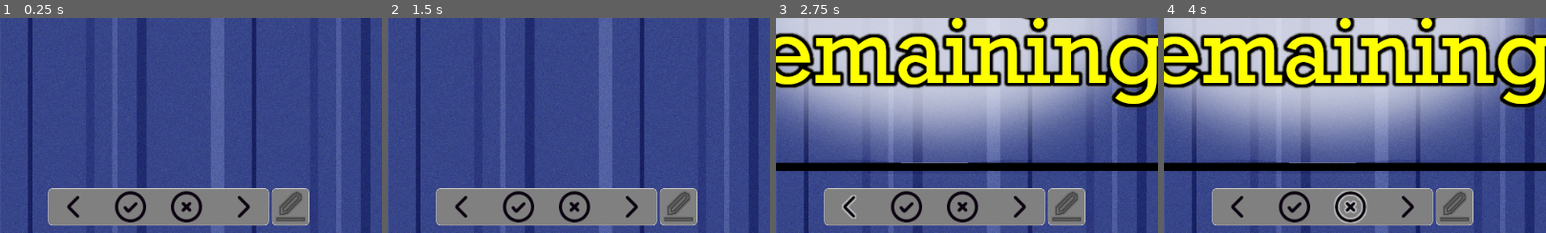
Above: before the commit, frames 1-4 (left to right).
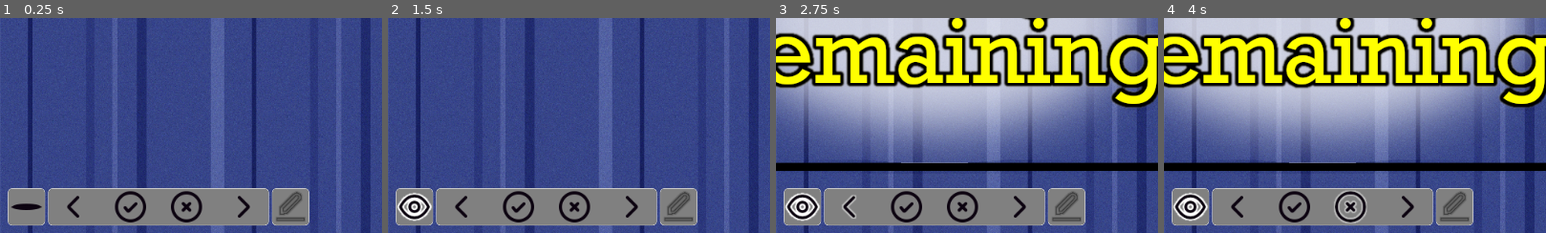
Above: after the commit, the same moments.

Repository: anthonyj-codestuff/dupeguru-csv-handler
Game: Godot game, scene res://main.tscn
The game is run twice, just before and just after one commit, with the same random seed, the same clock (stepped at 60 frames per second) and the same inputs. The engine's default icon, where the game draws it, is replaced by a stand-in: a white triangle on a blue panel in a dark square.
Inputs (mouse positions are % of the whole screen's width and height, from its top left):
- Up to frame 1 (0.25 s): no input
- Up to frame 2 (1.5 s): click (33, 94) at 0.52 s; click (3, 94) at 1.25 s
- Up to frame 3 (2.75 s): click (39, 94) at 2 s
- Up to frame 4 (4 s): click (46, 94) at 2.75 s; click (54, 94) at 3.5 s
The pictures show only the part of the screen within x 29-79%, y 50-100%; the shares and areas given below are measured in that part.

The runs differ from the first frame. In frame 1, 1.7% of the frame differs, in the area x 2-12%, y 79-97%; in frame 2, 1.7%; in frame 3, 1.7%; in frame 4, 1.7%.

Commit message:
new feature, simple diff view

Diff:
--- /dev/null
+++ b/project/assets/diff.gdshader
@@ -0,0 +1,18 @@
+shader_type canvas_item;
+
+uniform sampler2D textureB;
+uniform float delta = 0.1;
+uniform bool active = true;
+
+void fragment() {
+	if(active) {
+	    vec4 colorA = texture(TEXTURE, UV);
+	    vec4 colorB = texture(textureB, UV);
+
+	    float difference = length(colorA - colorB);
+	    if (difference <= delta) {
+	        // Pixels are similar, darken the color to de-emphasize it
+	        COLOR.rgb = COLOR.rgb/5.0;
+	    }
+	}
+}
--- /dev/null
+++ b/project/assets/keyicons/eye.svg
@@ -0,0 +1,11 @@
+<?xml version="1.0" encoding="UTF-8"?>
+<svg width="24px" height="24px" viewBox="0 0 24 24" version="1.1" xmlns="http://www.w3.org/2000/svg" xmlns:xlink="http://www.w3.org/1999/xlink">
+    <title>Eye</title>
+    <g id="Page-1" stroke="none" stroke-width="1" fill="none" fill-rule="evenodd">
+        <g id="Eye">
+            <rect id="Rectangle" fill-rule="nonzero" x="0" y="0" width="24" height="24"></rect>
+            <path d="M21,12 C21,12 18,19 12,19 C6,19 3,12 3,12 C3,12 6,5 12,5 C18,5 21,12 21,12 Z" id="Path" stroke="#0C0310" stroke-width="2" stroke-linecap="round"></path>
+            <circle id="Oval" stroke="#0C0310" stroke-width="2" stroke-linecap="round" cx="12" cy="12" r="3"></circle>
+        </g>
+    </g>
+</svg>
--- a/project/core/singletons/SignalBus.gd
+++ b/project/core/singletons/SignalBus.gd
@@ -27,3 +27,4 @@
 signal delete_cancelled
 signal delete_json_mode_toggled
 signal delete_json_requested
+signal view_diff_mode_toggled
--- a/project/scenes/ControlPanel.gd
+++ b/project/scenes/ControlPanel.gd
@@ -43,6 +43,10 @@
 	logger.info("emitting signal [delete_pressed]", MODULE_NAME)
 	SignalBus.delete_pressed.emit()
 
+func _on_view_diff_toggled(button_pressed):
+	logger.info("emitting signal [view_diff_mode_toggled]", MODULE_NAME)
+	SignalBus.view_diff_mode_toggled.emit(button_pressed)
+
 # From ImageLoader
 func _on_image_loader_no_images_selected():
 	commitNode.disabled = true
--- a/project/scenes/ControlPanel.tscn
+++ b/project/scenes/ControlPanel.tscn
@@ -7,8 +7,12 @@
 [ext_resource type="Texture2D" uid="uid://cufdo8fkudgb8" path="res://assets/keyicons/left.png" id="3_c80q1"]
 [ext_resource type="Texture2D" uid="uid://bscl48n820ph5" path="res://assets/keyicons/left_pressed.png" id="4_lh203"]
 [ext_resource type="Texture2D" uid="uid://vyd4t3dyyus" path="res://assets/keyicons/left_hover.png" id="5_3b32y"]
+[ext_resource type="Texture2D" uid="uid://dwqy6m0m3ivqt" path="res://assets/keyicons/eye_closed.png" id="5_6arvt"]
 [ext_resource type="Texture2D" uid="uid://b4svtj4jwrgtf" path="res://assets/keyicons/all.png" id="6_cxqak"]
+[ext_resource type="Texture2D" uid="uid://h7aq3rwodfcy" path="res://assets/keyicons/eye_open_pressed.png" id="6_xa7jr"]
+[ext_resource type="Texture2D" uid="uid://b3xmyub7xscja" path="res://assets/keyicons/eye_closed_hover.png" id="7_1rrhx"]
 [ext_resource type="Texture2D" uid="uid://bcbn7yvjyjhpq" path="res://assets/keyicons/all_pressed.png" id="7_2p816"]
+[ext_resource type="Texture2D" uid="uid://bfmathfxka0fh" path="res://assets/keyicons/eye_closed_disabled.png" id="8_ec08n"]
 [ext_resource type="Texture2D" uid="uid://bjrggk7mf44la" path="res://assets/keyicons/all_hover.png" id="8_f0235"]
 [ext_resource type="Texture2D" uid="uid://bwoqjawb82qqf" path="res://assets/keyicons/none.png" id="9_vjhrn"]
 [ext_resource type="Texture2D" uid="uid://dx113thlf208u" path="res://assets/keyicons/none_pressed.png" id="10_rffj1"]
@@ -99,13 +103,32 @@
 texture_hover = ExtResource("2_jml8w")
 stretch_mode = 5
 
-[node name="InvisibleMiddleSpacer" type="Panel" parent="."]
-modulate = Color(0, 0, 0, 0)
-z_index = 1
+[node name="ViewDiff" type="TextureButton" parent="."]
+z_index = 11
+custom_minimum_size = Vector2(50, 50)
+layout_mode = 2
+size_flags_vertical = 8
+tooltip_text = "Highlight Diff"
+toggle_mode = true
+texture_normal = ExtResource("5_6arvt")
+texture_pressed = ExtResource("6_xa7jr")
+texture_hover = ExtResource("7_1rrhx")
+texture_disabled = ExtResource("8_ec08n")
+stretch_mode = 5
+
+[node name="TextureRect2" type="Panel" parent="ViewDiff"]
+z_index = -1
 custom_minimum_size = Vector2(50, 50)
 layout_direction = 2
-layout_mode = 2
-size_flags_vertical = 8
+layout_mode = 1
+anchors_preset = 15
+anchor_right = 1.0
+anchor_bottom = 1.0
+grow_horizontal = 2
+grow_vertical = 2
+size_flags_horizontal = 3
+mouse_filter = 1
+theme = ExtResource("1_aqfcd")
 
 [node name="MiddleControls" type="Control" parent="."]
 z_index = 9
@@ -285,6 +308,7 @@
 theme_override_colors/font_outline_color = Color(0, 0, 0, 0.745098)
 theme_override_constants/outline_size = 8
 
+[connection signal="toggled" from="ViewDiff" to="." method="_on_view_diff_toggled"]
 [connection signal="pressed" from="MiddleControls/HBoxContainer/HBoxContainer/Left" to="." method="_on_left_pressed"]
 [connection signal="pressed" from="MiddleControls/HBoxContainer/HBoxContainer/Select All" to="." method="_on_select_all_pressed"]
 [connection signal="pressed" from="MiddleControls/HBoxContainer/HBoxContainer/Deselect" to="." method="_on_deselect_pressed"]
--- a/project/scenes/Image.gd
+++ b/project/scenes/Image.gd
@@ -33,6 +33,12 @@
 		autoselectReasons.append(reason)
 		ReasonsLabelNode.text = "\n".join(autoselectReasons)
 
+func setShader(shader: ShaderMaterial):
+	if shader:
+		TextureNode.material = shader
+	else:
+		TextureNode.material = null
+
 ####################################
 
 func _on_image_button_pressed():
--- a/project/scenes/ImageLoader.gd
+++ b/project/scenes/ImageLoader.gd
@@ -6,6 +6,7 @@
 @onready var imageBoxNode = get_node("ImageBox")
 @onready var python = get_node("PythonManager")
 @onready var selector = get_node("AutoSelector")
+@onready var shaders = get_node("ShaderManager")
 @onready var noImagesNode = get_node("TextureNoImages")
 @onready var errLabelNode = get_node("ErrorLabel")
 # data from csv file
@@ -20,6 +21,7 @@
 
 const NEXT = true
 const PREV = false
+var diffModeActive: bool = false
 
 func _ready():
 	# register signals from control panel
@@ -30,6 +32,7 @@
 	SignalBus.commit_pressed.connect(_on_control_panel_commit_pressed)
 	SignalBus.undo_pressed.connect(_on_control_panel_undo_pressed)
 	SignalBus.delete_confirmed.connect(_on_user_delete_confirmed)
+	SignalBus.view_diff_mode_toggled.connect(_on_view_diff_mode_toggled)
 	# import CSV data
 	dupeData = Utils.importCSV(Data.CSV_FILE_PATH, Data.CSV_OPTIONS, errLabelNode)
 	if dupeData.size():
@@ -121,6 +124,8 @@
 	for i in groupIndices:
 		if not committedImages.has(i):
 			createImageNodeByIndex(i)
+	if diffModeActive:
+		shaders.applyShaderToNodeArray(imageNodes)
 
 func createImageNodeByIndex(index:int)->void:
 	###/*
@@ -352,3 +357,11 @@
 	committedImages = []
 	updateCommitLabels()
 	changeScene(NEXT)
+
+func _on_view_diff_mode_toggled(pressed):
+	if pressed:
+		diffModeActive = true
+		shaders.applyShaderToNodeArray(imageNodes)
+	else:
+		diffModeActive = false
+		shaders.removeShadersFromNodeArray(imageNodes)
--- a/project/scenes/ImageLoader.tscn
+++ b/project/scenes/ImageLoader.tscn
@@ -1,9 +1,10 @@
-[gd_scene load_steps=6 format=3 uid="uid://dnh2tu3ju0e26"]
+[gd_scene load_steps=7 format=3 uid="uid://dnh2tu3ju0e26"]
 
 [ext_resource type="Script" path="res://scenes/ImageLoader.gd" id="1_j07pe"]
 [ext_resource type="Script" path="res://scenes/ImageBox.gd" id="2_vsm7g"]
 [ext_resource type="Script" path="res://core/classes/RunPython.gd" id="3_pmo71"]
 [ext_resource type="Script" path="res://core/classes/AutoSelector.gd" id="4_sxujo"]
+[ext_resource type="Script" path="res://scenes/ShaderManager.gd" id="5_1y84k"]
 [ext_resource type="Texture2D" uid="uid://ijtow3yvq5rw" path="res://assets/noimages.png" id="5_wgquo"]
 
 [node name="ImageLoader" type="Control"]
@@ -43,6 +44,9 @@
 [node name="AutoSelector" type="Node" parent="."]
 script = ExtResource("4_sxujo")
 
+[node name="ShaderManager" type="Node" parent="."]
+script = ExtResource("5_1y84k")
+
 [node name="TextureNoImages" type="TextureRect" parent="."]
 visible = false
 layout_mode = 1
--- /dev/null
+++ b/project/scenes/ShaderManager.gd
@@ -0,0 +1,35 @@
+extends Node
+const MODULE_NAME = "ShaderManager"
+var logger = LogWriter.new()
+
+@onready var diffShader = ShaderMaterial.new()
+
+func _ready():
+	diffShader.shader = load("res://assets/diff.gdshader")
+
+func applyShaderToNodeArray(nodes: Array, reference: int = 0):
+	if not nodes.size():
+		return
+	var referenceNode = nodes[reference]
+	var imageFile = referenceNode.imageOptions.imageFilepath
+	var image_texture = ImageTexture.new()
+	if(Utils.fileExistsAtLocation(imageFile)):
+		var image = Image.new()
+		image.load(imageFile)
+		image_texture.set_image(image)
+		pass
+	for i in nodes.size():
+		if i != reference:
+			_applyShaderToNode(image_texture, nodes[i], diffShader)
+	pass
+
+func removeShadersFromNodeArray(nodes: Array):
+	for n in nodes:
+		_removeShaderFromNode(n)
+
+func _applyShaderToNode(texture: ImageTexture, node: Control, shader: ShaderMaterial):
+	shader.set_shader_parameter("textureB", texture)
+	node.setShader(shader)
+
+func _removeShaderFromNode(node: Control):
+	node.setShader(null)
Binary file added: project/assets/keyicons/eye_closed.png
Binary file added: project/assets/keyicons/eye_closed_disabled.png
Binary file added: project/assets/keyicons/eye_closed_hover.png
Binary file added: project/assets/keyicons/eye_closed_pressed.png
Binary file added: project/assets/keyicons/eye_open_pressed.png
Not shown: 1 places in project/scenes/ControlPanel.tscn that only renumber resources
